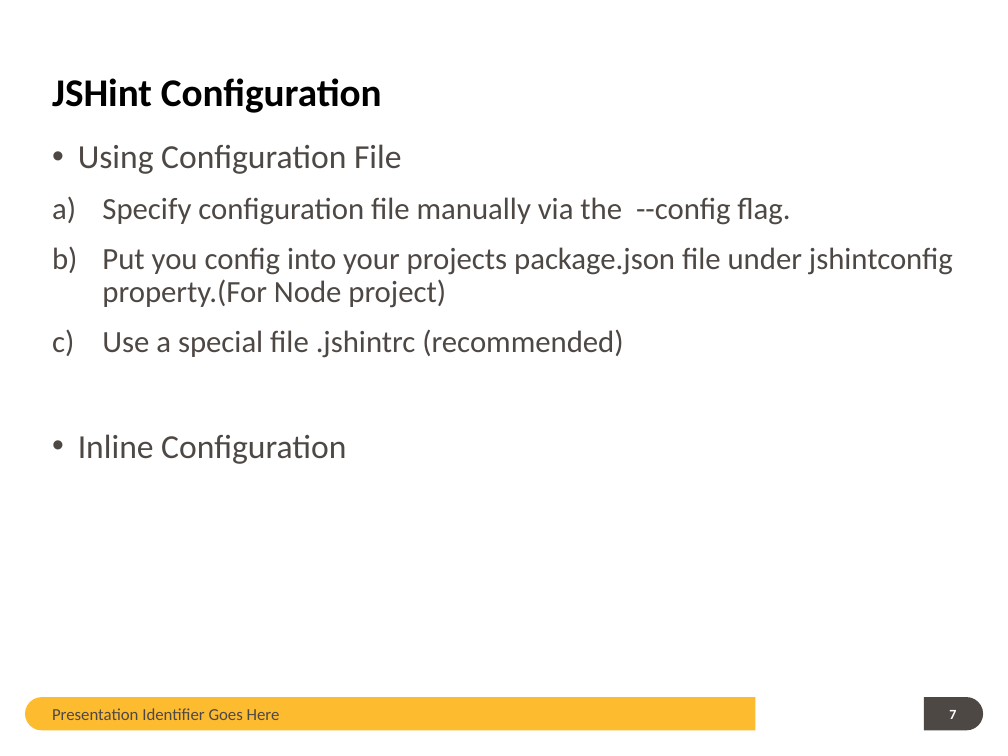
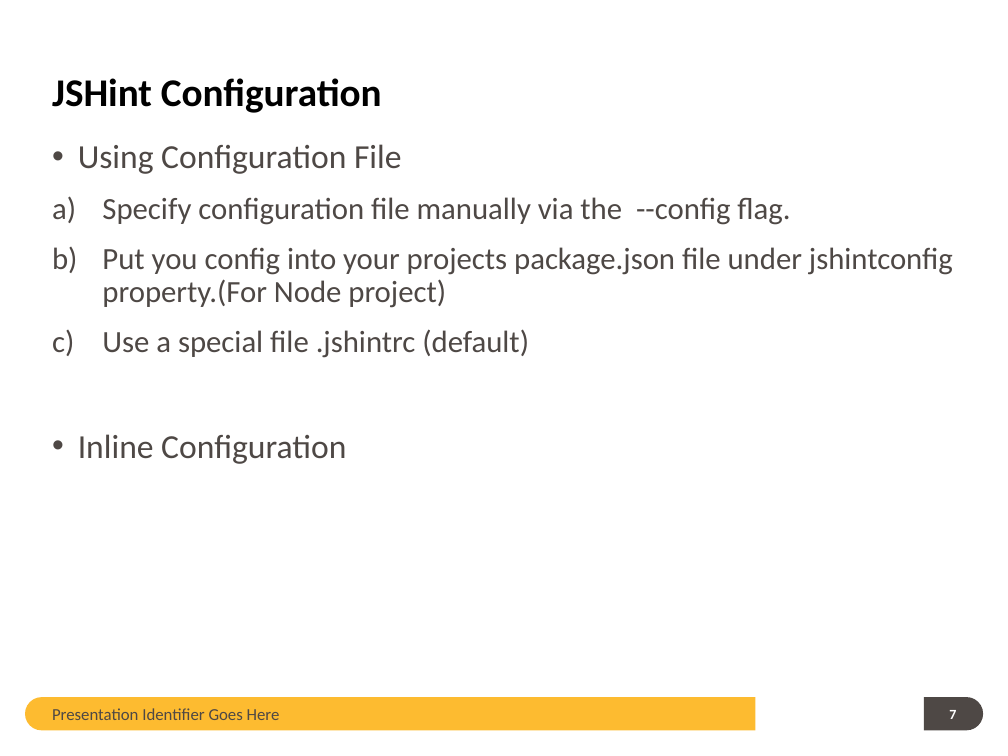
Before and after one commit to guangweiqiao/EIMS, a slide deck: slide 7 of EIMS/doc/JSHint TOI.pptx. Drawn at 1008x756 pixels with LibreOffice and Linux fonts; fonts in the diff are those of the drawing; background and template pictures are left out. Boxes give left, top, right and bottom in pixels: in the first picture for what was removed or moved away, otherwise in the second. Text is boxed around its words. In the diff, an @@ line names an element or a change of style, - is before the commit and + after.

```diff
--- a/EIMS/doc/JSHint TOI.pptx
+++ b/EIMS/doc/JSHint TOI.pptx
@@ text at [102,329,529,358]: text changed @@
-c) Use a special file .jshintrc (recommended)
+c) Use a special file .jshintrc (default)
```
Also in this commit, not shown: 5 other slides changed.
